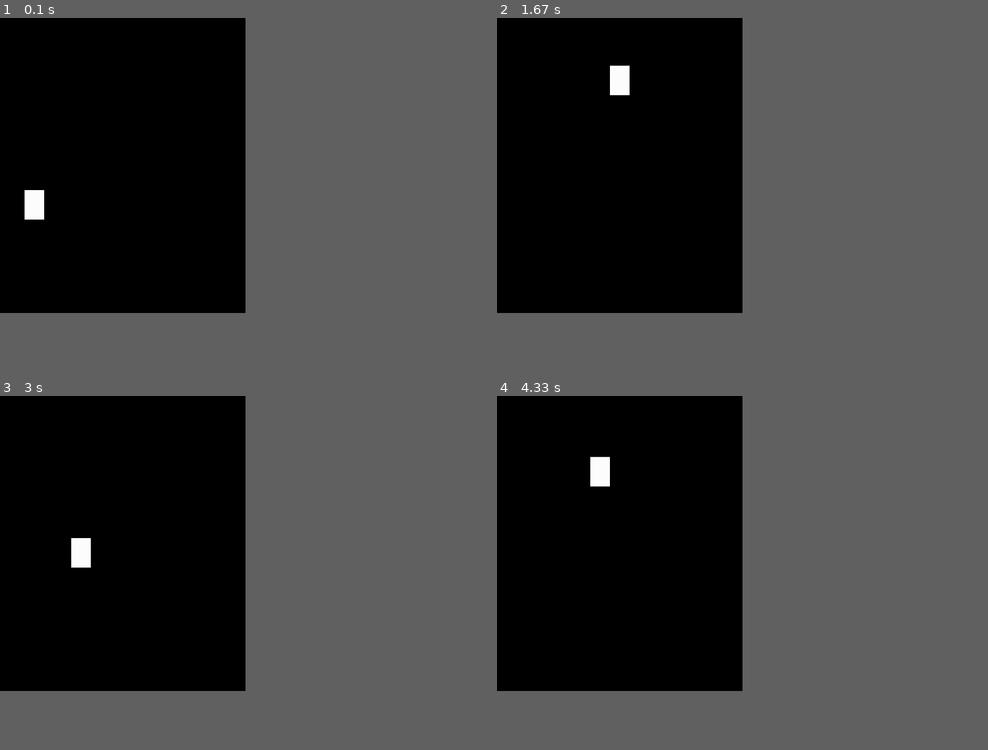
Above: before the commit, frames 1-4 (two rows, left to right).
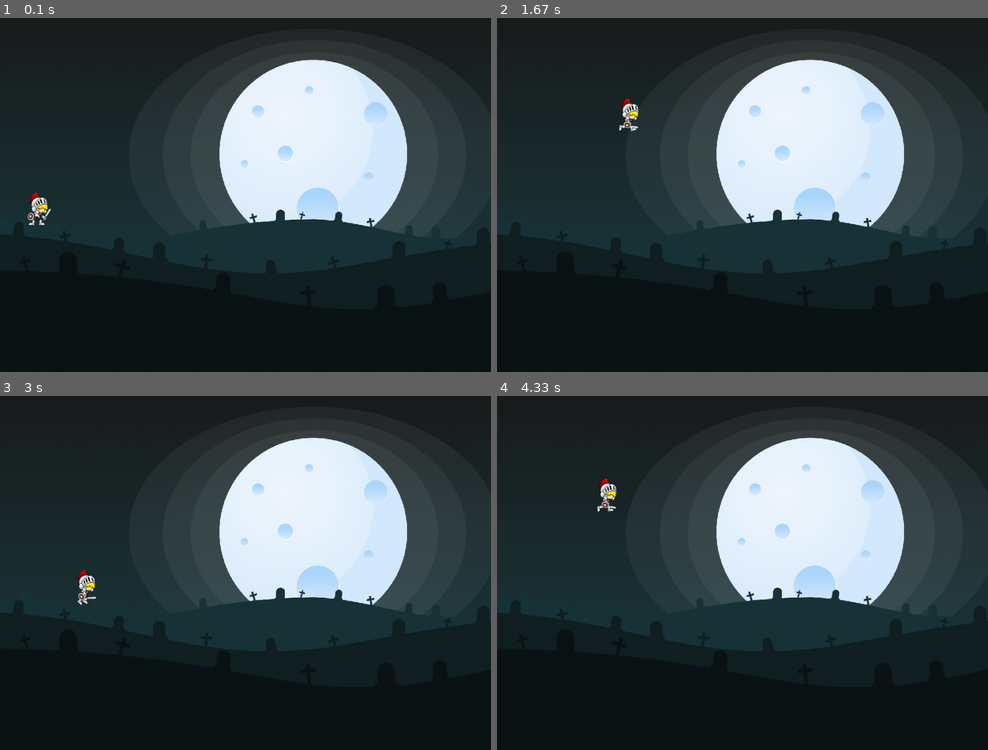
Above: after the commit, the same moments.

Repository: Israelmath/Aprendendo-pygame
Game: pygame game, started from Primeiro_jogo.py
Same seed, same stepped clock (60 frames per second), same inputs: the game is played once before the commit and once after it.
Inputs:
- Up to frame 1 (0.1 s): no input
- Up to frame 2 (1.67 s): hold Space 0.33-0.8 s; hold Right 0.33-0.8 s; hold Right 0.83-1.3 s; tap Space at 0.9, 1.2, 1.4 s; hold Right from 1.33 s (still down)
- Up to frame 3 (3 s): tap Space at 1.7, 1.9, 2.2, 2.47, 2.77, 2.9 s; release Right at 1.8 s; hold Left 1.83-2.37 s; hold Left 2.4-2.8 s; hold Right from 2.83 s (still down)
- Up to frame 4 (4.33 s): tap Space at 3.2, 3.57, 3.87, 4.07 s; release Right at 3.47 s; hold Left 3.5-3.97 s; hold Right from 4 s (still down)
In our replay, the window is 450x540 before the commit and 900x648 after it. These sizes can differ from the game's own. Grey fills any space a smaller window leaves; there, only what the larger window draws over its background counts as a difference.

The runs differ from the first frame. In frame 1, 66% of the frame differs, in the area x 0-100%, y 0-79%; in frame 2, 66%; in frame 3, 66%; in frame 4, 66%.

Commit message:
Criando um personagem que anda e salta!

Diff:
--- a/Primeiro_jogo.py
+++ b/Primeiro_jogo.py
@@ -1,7 +1,7 @@
 import pygame
 
-SCREEN_WIDTH = 500
-SCREEN_HEIGHT = 600
+SCREEN_WIDTH = 1000
+SCREEN_HEIGHT = 720
 
 pygame.init()
 
@@ -9,19 +9,56 @@
 
 pygame.display.set_caption('Primeiro jogo - Israel Alves Lucena Gomes')
 
+clock = pygame.time.Clock()
+
 x = 50
 y = 350
-width = 40
-height = 60
+width = 64
+height = 64
 vel = 5
 
 jumping = False
-jump_height = 11
+jump_height = 10
 impulse = jump_height
+step_counts = 0
+
+walkcount = 0
+
+walking = [pygame.image.load('Sprites/Run1.png'),
+           pygame.image.load('Sprites/Run2.png'),
+           pygame.image.load('Sprites/Run3.png'),
+           pygame.image.load('Sprites/Run4.png'),
+           pygame.image.load('Sprites/Run5.png'),
+           pygame.image.load('Sprites/Run6.png'),
+           pygame.image.load('Sprites/Run7.png'),
+           pygame.image.load('Sprites/Run8.png'),
+           pygame.image.load('Sprites/Run9.png')]
+
+char = pygame.image.load('Sprites/Idle1.png')
+bg = pygame.image.load('Sprites/BG.png')
+bg = pygame.transform.scale(bg, (1280, 732))
+
+
+def redraw_game_window():
+    global step_counts
+
+    screen.blit(bg, (0, 0))
+
+    if step_counts + 1 >= 27:
+        step_counts = 0
+
+    if RIGHT:
+        screen.blit(walking[step_counts//3], (x, y))
+        step_counts += 1
+    else:
+        screen.blit(char, (x, y))
+
+    pygame.display.update()
+
 
 run = True
 while run:
-    pygame.time.delay(35)
+    clock.tick(30)
 
     for event in pygame.event.get():
         if event.type == pygame.QUIT:
@@ -33,18 +70,24 @@
     if keys[pygame.K_LEFT]:
         if x > 0:
             x -= vel
-    if keys[pygame.K_RIGHT]:
+            LEFT = True
+            RIGHT = False
+    elif keys[pygame.K_RIGHT]:
         if x + width < SCREEN_WIDTH:
             x += vel
+            LEFT = False
+            RIGHT = True
+    else:
+        RIGHT = False
+        LEFT = False
+        step_counts = 0
+
     if not jumping:
-        if keys[pygame.K_UP]:
-            if y > 0:
-                y -= vel
-        if keys[pygame.K_DOWN]:
-            if y + height < SCREEN_HEIGHT:
-                y += vel
         if keys[pygame.K_SPACE]:
             jumping = True
+            LEFT = False
+            RIGHT = False
+            step_counts = 0
     else:
         if impulse >= -jump_height:
             movment_aux = 1
@@ -56,8 +99,7 @@
             jumping = False
             impulse = jump_height
 
-    screen.fill((0, 0, 0))
-    pygame.draw.rect(screen, (255, 255, 255), (x, y, width, height))
-    pygame.display.update()
+    redraw_game_window()
+
 
 pygame.quit()
Binary file added: Sprites/BG.png
Binary file added: Sprites/Ground.png
Binary file added: Sprites/Idle1.png
Binary file added: Sprites/Run1.png
Binary file added: Sprites/Run2.png
Binary file added: Sprites/Run3.png
Binary file added: Sprites/Run4.png
Binary file added: Sprites/Run5.png
Binary file added: Sprites/Run6.png
Binary file added: Sprites/Run7.png
Binary file added: Sprites/Run8.png
Binary file added: Sprites/Run9.png
(and 92 more such lines)
